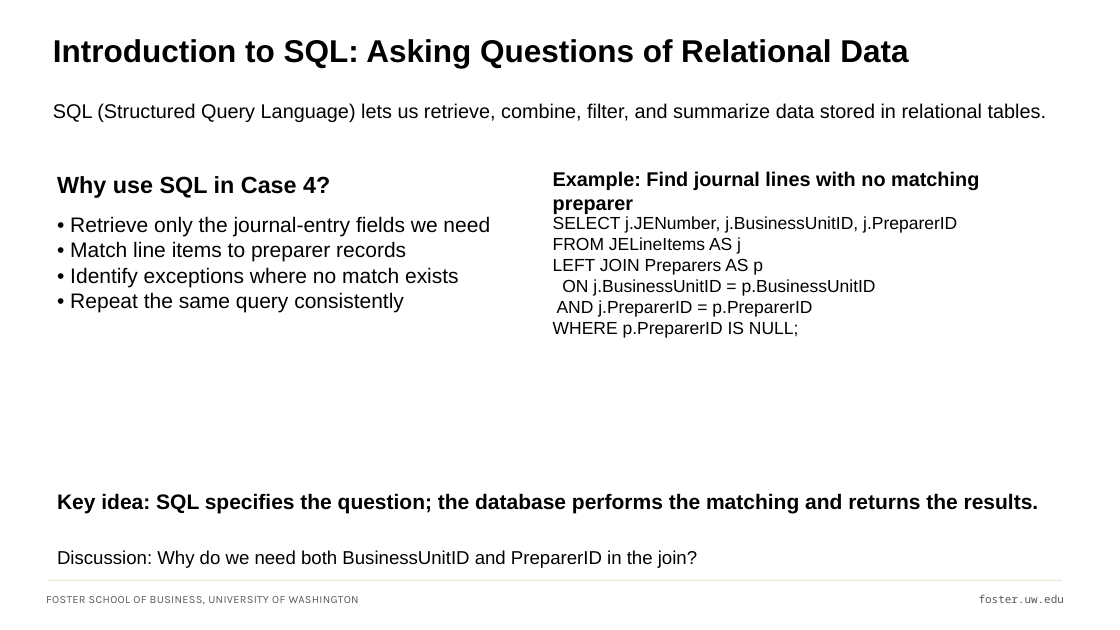
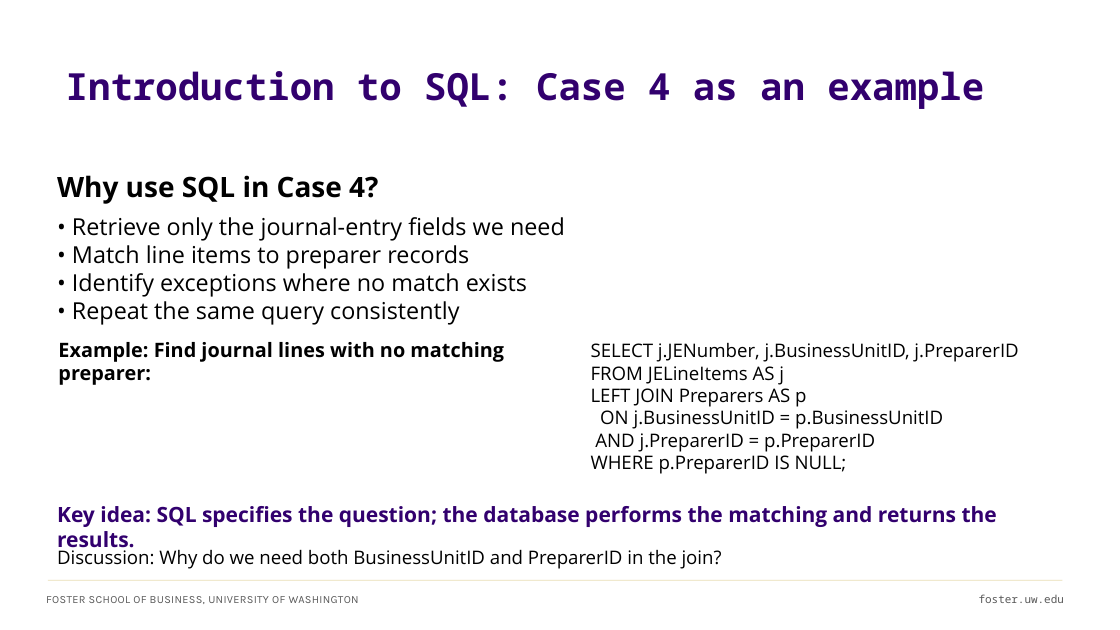
Before and after one commit to ashercurtis/slides.io, a slide deck: slide 18 of ACCTG522/ACCTG522Class04_2026.pptx (slide 16 before the commit). Drawn at 1120x630 pixels with LibreOffice and Linux fonts; fonts in the diff are those of the drawing. Boxes give left, top, right and bottom in pixels: in the first picture for what was removed or moved away, otherwise in the second. Text is boxed around its words. In the diff, an @@ line names an element or a change of style, - is before the commit and + after.

```diff
--- a/ACCTG522/ACCTG522Class04_2026.pptx
+++ b/ACCTG522/ACCTG522Class04_2026.pptx
@@ text removed at (x1=53, y1=39, x2=908, y2=68) @@
-Introduction to SQL: Asking Questions of Relational Data
@@ text added at (x1=66, y1=71, x2=984, y2=109), 32 pt, text #32006E, bold @@
+Introduction to SQL: Case 4 as an example
@@ text removed at (x1=53, y1=103, x2=1046, y2=122) @@
-SQL (Structured Query Language) lets us retrieve, combine, filter, and summarize data stored in relational tables.
@@ text "Why use SQL in Case ..." at (x1=57, y1=175, x2=378, y2=204): size 20 to 24 pt, font Arial to Open Sans @@
@@ text "• Retrieve only the journal-entry ..." at (x1=72, y1=217, x2=565, y2=325): size 18 to 20 pt, font Arial to Open Sans @@
@@ text at (x1=58, y1=342, x2=504, y2=385): text changed; font Arial to Open Sans @@
-Example: Find journal lines with no matching preparer
+Example: Find journal lines with no matching preparer:
@@ text "SELECT j.JENumber, j.BusinessUnitID, j.PreparerID" moved from (x1=553, y1=216, x2=957, y2=338) to (x1=591, y1=343, x2=1018, y2=474) @@
@@ text "SELECT j.JENumber, j.BusinessUnitID, j.PreparerID" at (x1=591, y1=343, x2=1018, y2=474): size 15 to 16 pt, font Arial to Open Sans @@
@@ text "Key idea: SQL specifies the ..." moved from (x1=57, y1=493, x2=1039, y2=514) to (x1=57, y1=506, x2=997, y2=527) @@
@@ text "Key idea: SQL specifies the ..." at (x1=57, y1=506, x2=997, y2=527): font Arial to Open Sans, text colour #000000 to #32006E @@
@@ text "Discussion: Why do we need ..." at (x1=57, y1=547, x2=722, y2=569): font Arial to Open Sans @@
```
Also in this commit, not shown: 2 other slides changed, 3 slides added, 1 slide removed.
